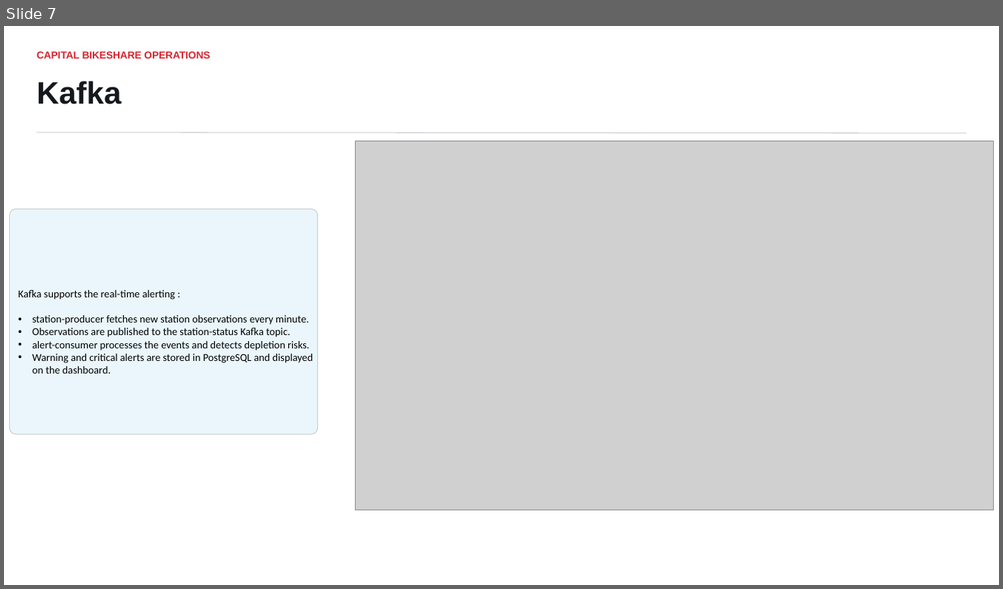
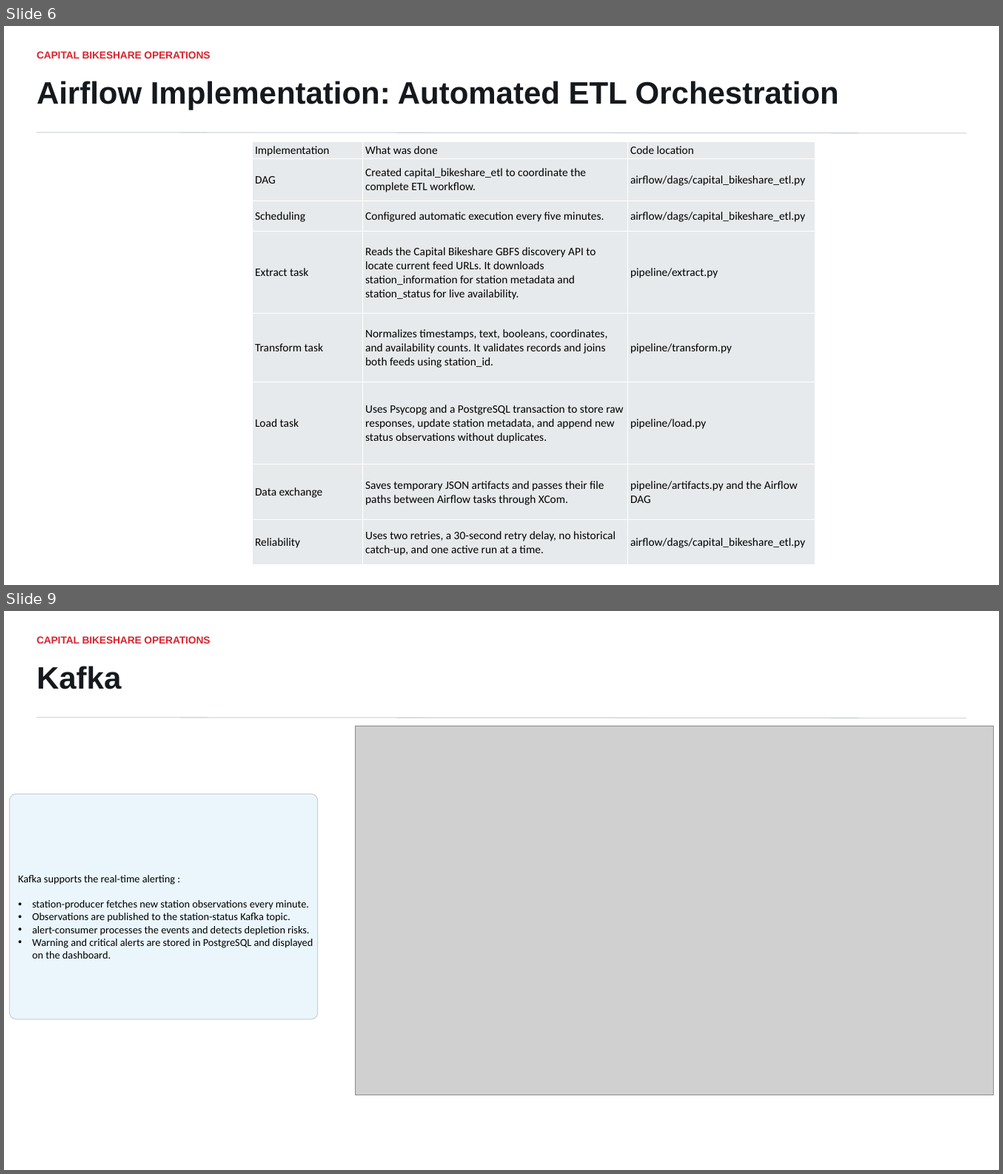
Before and after one commit to EyasuTes/Shared-Bikes-App, a slide deck: capital_bikeshare_operations_platform.pptx. Shown one above the other, each under a label of ours: slide 7 before the commit, slides 6 and 9 after it; the slides between them are not shown. The pictures are 1003x589 and 1003x1174 pixels, drawn with LibreOffice and Linux fonts; fonts in the diff are those of the drawing; grey boxes stand for pictures. Boxes give left, top, right and bottom in pixels: in the first picture for what was removed or moved away, otherwise in the second. Text is boxed around its words. In the diff, an @@ line names an element or a change of style, - is before the commit and + after.

Commit message:
docs: update project presentation with implementation details

```diff
--- a/capital_bikeshare_operations_platform.pptx
+++ b/capital_bikeshare_operations_platform.pptx
@@ slide 6 added at (4,26,999,585), background #FFFFFF @@
@@ text added at (37,51,210,59), 9.8 pt, text #D9232E, bold @@
+CAPITAL BIKESHARE OPERATIONS
@@ text added at (37,81,839,110), 30 pt, text #15191D, bold @@
+Airflow Implementation: Automated ETL Orchestration
@@ line added from (37, 133) to (967, 133), #C9CED2 0.75 pt @@
@@ table added at (252,141,815,565), 8 rows, 3 columns @@
+Implementation | What was done | Code location
+DAG | Created capital_bikeshare_etl to coordinate the complete ETL workflow. | airflow/dags/capital_bikeshare_etl.py
+Scheduling | Configured automatic execution every five minutes. | airflow/dags/capital_bikeshare_etl.py
+Extract task | Reads the Capital Bikeshare GBFS discovery API to locate current feed URLs. It downloads station_information for station metadata and station_status for live availability. | pipeline/extract.py
+Transform task | Normalizes timestamps, text, booleans, coordinates, and availability counts. It validates records and joins both feeds using station_id. | pipeline/transform.py
+Load task | Uses Psycopg and a PostgreSQL transaction to store raw responses, update station metadata, and append new status observations without duplicates. | pipeline/load.py
+Data exchange | Saves temporary JSON artifacts and passes their file paths between Airflow tasks through XCom. | pipeline/artifacts.py and the Airflow DAG
+Reliability | Uses two retries, a 30-second retry delay, no historical catch-up, and one active run at a time. | airflow/dags/capital_bikeshare_etl.py
@@ what was slide 7 is now slide 9 @@
```
Also in this commit, not shown: 3 slides changed, 6 other slides added, 1 slide removed.
